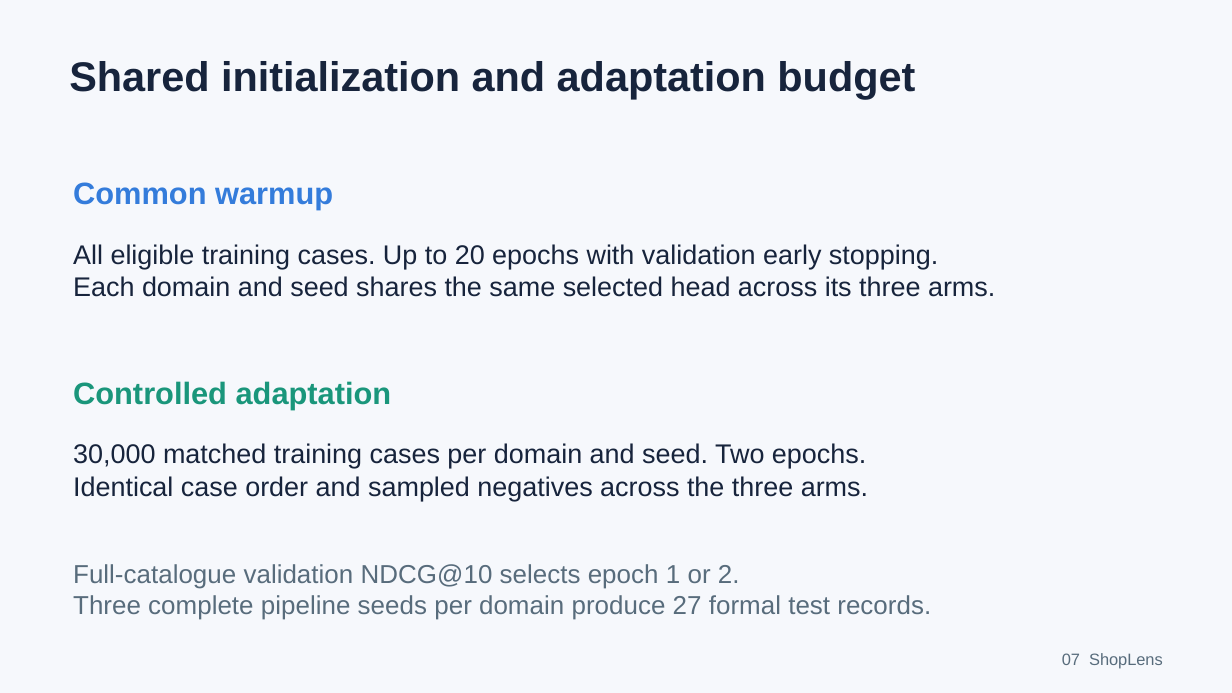
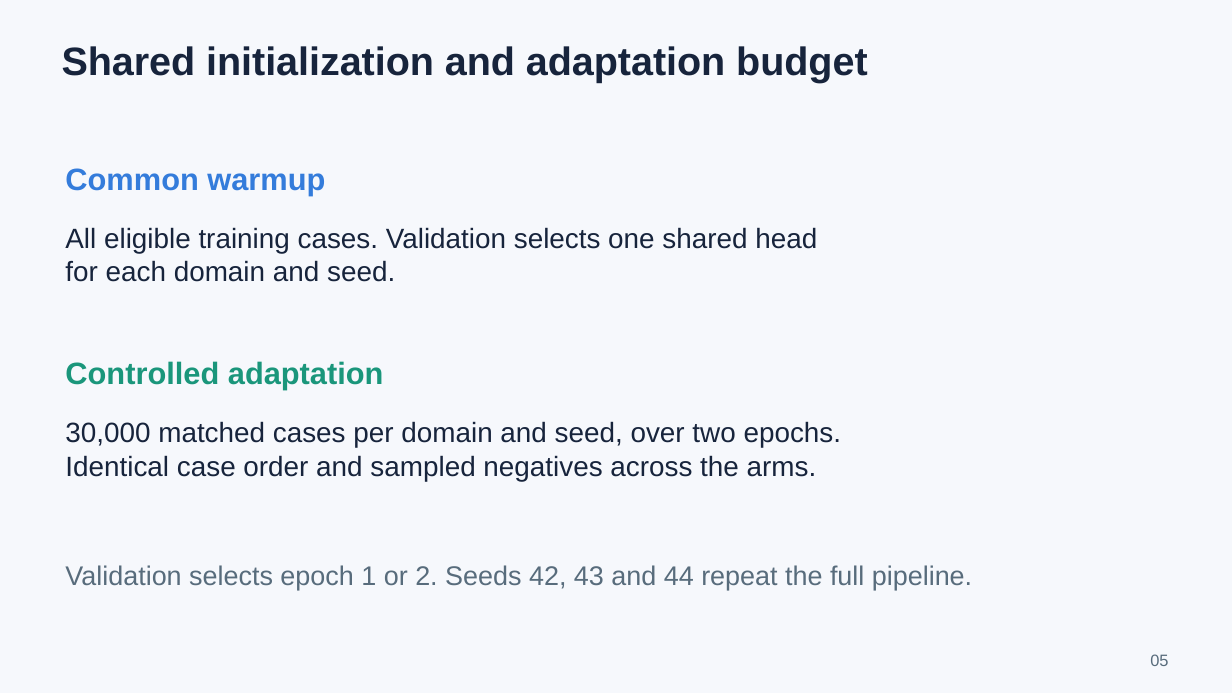
Before and after one commit to cjk041212/ShopLens, a slide deck: slide 5 of submission/ShopLens_Qwen_presentation.pptx (slide 7 before the commit). Drawn at 1232x693 pixels with LibreOffice and Linux fonts; fonts in the diff are those of the drawing. Boxes give left, top, right and bottom in pixels: in the first picture for what was removed or moved away, otherwise in the second. Text is boxed around its words. In the diff, an @@ line names an element or a change of style, - is before the commit and + after.

```diff
--- a/submission/ShopLens_Qwen_presentation.pptx
+++ b/submission/ShopLens_Qwen_presentation.pptx
@@ text "Shared initialization and adaptation budget": place and size @@
-text "Shared initialization and adaptation budget" at box(69, 61, 915, 99)
+text "Shared initialization and adaptation budget" at box(62, 46, 867, 83)
@@ text "Shared initialization and adaptation budget" at box(62, 46, 867, 83): size 32.2 to 30.8 pt @@
@@ text "Common warmup": place and size @@
-text "Common warmup" at box(73, 182, 333, 210)
+text "Common warmup" at box(65, 168, 325, 196)
@@ text at box(65, 227, 817, 282): text changed; size 21 to 21.8 pt @@
-All eligible training cases. Up to 20 epochs with validation early stopping.
-Each domain and seed shares the same selected head across its three arms.
+All eligible training cases. Validation selects one shared head
+for each domain and seed.
@@ text "Controlled adaptation": place and size @@
-text "Controlled adaptation" at box(73, 381, 392, 409)
+text "Controlled adaptation" at box(65, 361, 384, 390)
@@ text at box(65, 421, 842, 481): text changed; size 21 to 21.8 pt @@
-30,000 matched training cases per domain and seed. Two epochs.
-Identical case order and sampled negatives across the three arms.
+30,000 matched cases per domain and seed, over two epochs.
+Identical case order and sampled negatives across the arms.
@@ text at box(65, 565, 972, 590): text changed; size 20.2 to 21 pt @@
-Full-catalogue validation NDCG@10 selects epoch 1 or 2.
-Three complete pipeline seeds per domain produce 27 formal test records.
+Validation selects epoch 1 or 2. Seeds 42, 43 and 44 repeat the full pipeline.
@@ text removed at box(1062, 653, 1163, 668) @@
-07 ShopLens
@@ text added at box(1150, 654, 1168, 666), 12.8 pt, text #586C7C @@
+05
```
Also in this commit, not shown: 3 other slides changed, 22 slides added, 8 slides removed, 2 other files.
